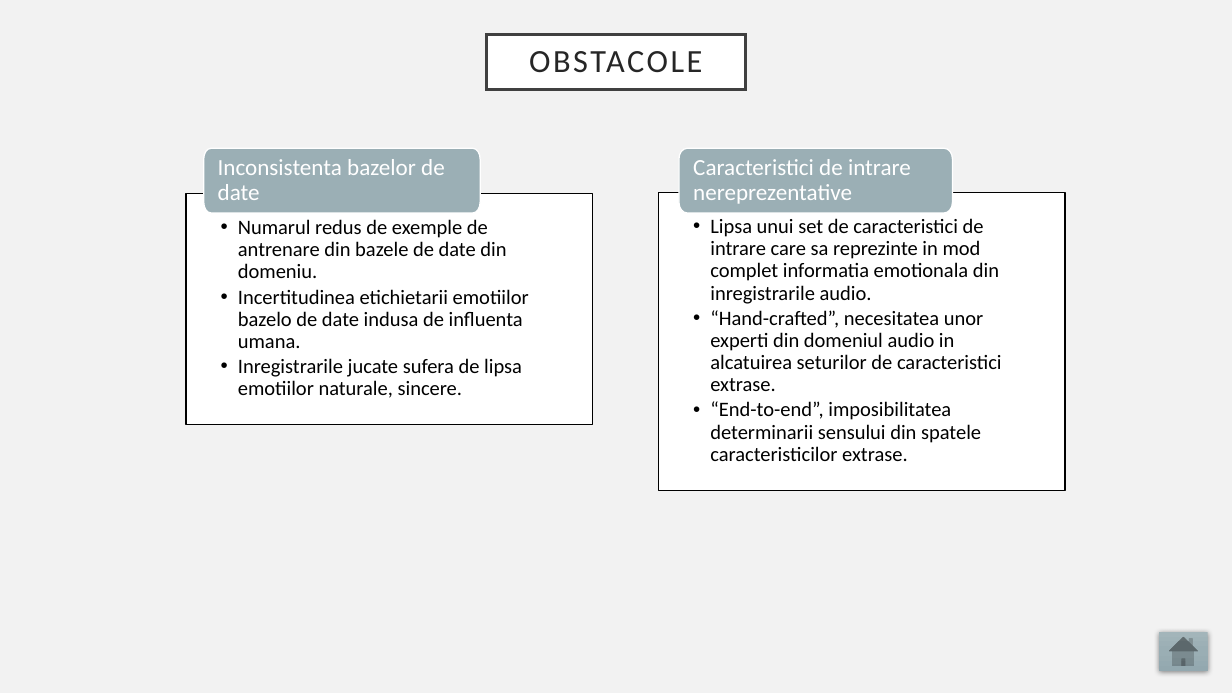
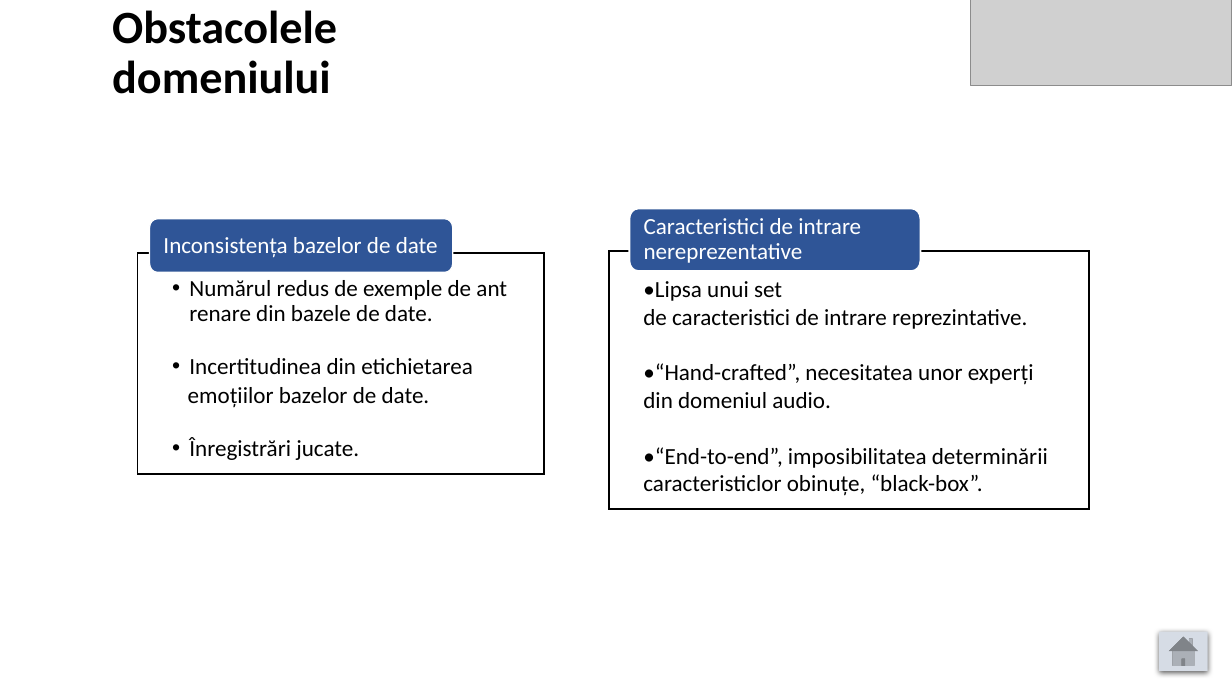
Before and after one commit to raulsteleac/Speech_Emotion_Recognition, a slide deck: slide 6 of LucrareLicenta/PrezentareLucrare.pptx. Drawn at 1232x693 pixels with LibreOffice and Linux fonts; fonts in the diff are those of the drawing; grey boxes stand for pictures. Boxes give left, top, right and bottom in pixels: in the first picture for what was removed or moved away, otherwise in the second. Text is boxed around its words. In the diff, an @@ line names an element or a change of style, - is before the commit and + after.

Commit message:
new ppt

```diff
--- a/LucrareLicenta/PrezentareLucrare.pptx
+++ b/LucrareLicenta/PrezentareLucrare.pptx
@@ background #F2F2F2 to #FFFFFF @@
@@ text added at box(112, 10, 337, 94), 36 pt, text #000000, bold @@
+Obstacolele domeniului
@@ picture added at box(970, 0, 1232, 86) @@
@@ title removed at box(486, 34, 746, 90) @@
-OBSTACOLE
@@ freeform shape "Caracteristici de intrare nereprezentative": place and size @@
-freeform shape "Caracteristici de intrare nereprezentative" at box(679, 149, 953, 213)
+freeform shape "Caracteristici de intrare nereprezentative" at box(629, 209, 921, 272)
@@ freeform shape "Caracteristici de intrare nereprezentative" at box(629, 209, 921, 272): fill #9BAFB5 to #2F5597; outline #FFFFFF 1 pt to #FFFFFF 1.5 pt @@
@@ freeform shape "Inconsistența bazelor de date": place and size @@
-freeform shape "Inconsistența bazelor de date" at box(203, 149, 480, 213)
+freeform shape "Inconsistența bazelor de date" at box(150, 219, 453, 273)
@@ freeform shape "Inconsistența bazelor de date" at box(150, 219, 453, 273): fill #9BAFB5 to #2F5597 @@
@@ text in freeform shape at box(163, 237, 438, 258): text changed @@
-Inconsistenta bazelor de date
+Inconsistența bazelor de date
@@ freeform shape "Numărul redus de exemple de ..." at box(138, 253, 544, 474): outline #000000 1 pt to #000000 1.5 pt @@
@@ freeform shape "Numărul redus de exemple de ...": place and size @@
-freeform shape "Numărul redus de exemple de ..." at box(186, 194, 592, 425)
+freeform shape "Numărul redus de exemple de ..." at box(138, 253, 544, 474)
@@ freeform shape "•Lipsa unui set de caracteristici ...": place and size @@
-freeform shape "•Lipsa unui set de caracteristici ..." at box(659, 193, 1066, 491)
+freeform shape "•Lipsa unui set de caracteristici ..." at box(609, 251, 1090, 508)
@@ freeform shape "•Lipsa unui set de caracteristici ..." at box(609, 251, 1090, 508): outline #000000 1 pt to #000000 1.5 pt @@
@@ text in freeform shape at box(188, 280, 473, 460): text changed; size 16 to 18 pt @@
-  •• Numarul redus de exemple de antrenare din bazele de date din domeniu.
-  •• Incertitudinea etichietarii emotiilor bazelo de date indusa de influenta umana.
-  •• Inregistrarile jucate sufera de lipsa emotiilor naturale, sincere.
+  •• Numărul redus de exemple de antrenare din bazele de date.
+  •• Incertitudinea din etichietarea
+  emoțiilor bazelor de date.
+  •• Înregistrări jucate.
@@ text in freeform shape at box(643, 281, 1048, 496): text changed; size 16 to 18 pt @@
-  •• Lipsa unui set de caracteristici de intrare care sa reprezinte in mod complet informatia emotionala din inregistrarile audio.
-  •• “Hand-crafted”, necesitatea unor experti din domeniul audio in alcatuirea seturilor de caracteristici extrase.
-  •• “End-to-end”, imposibilitatea determinarii sensului din spatele caracteristicilor extrase.
+•Lipsa unui set de caracteristici de intrare reprezintative.
+•“Hand-crafted”, necesitatea unor experți
+din domeniul audio.
+•“End-to-end”, imposibilitatea determinării
+caracteristiclor obinuțe, “black-box”.
@@ action button home at box(1160, 632, 1208, 671): fill gradient #A3B5BB to #9BAFB5 to #93A9AF to #D6DCE5; shadow changed @@
```
Also in this commit, not shown: 5 other slides changed, 10 slides added, 6 slides removed, 1 other file.
